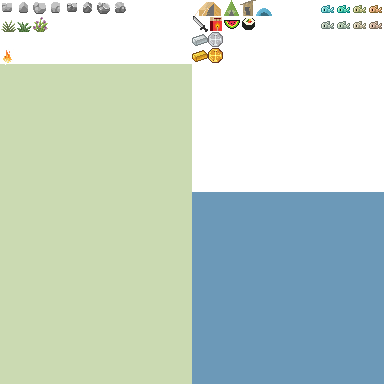
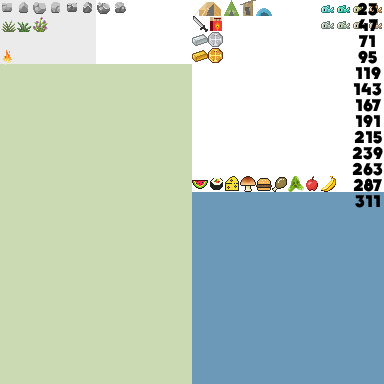
Layers edited between the first and the second 384 x 384 image:
showed "Numbering" over [352, 2, 383, 208]
painted on "objects" over [192, 18, 336, 192]
showed "Background" over [0, 0, 383, 208]
